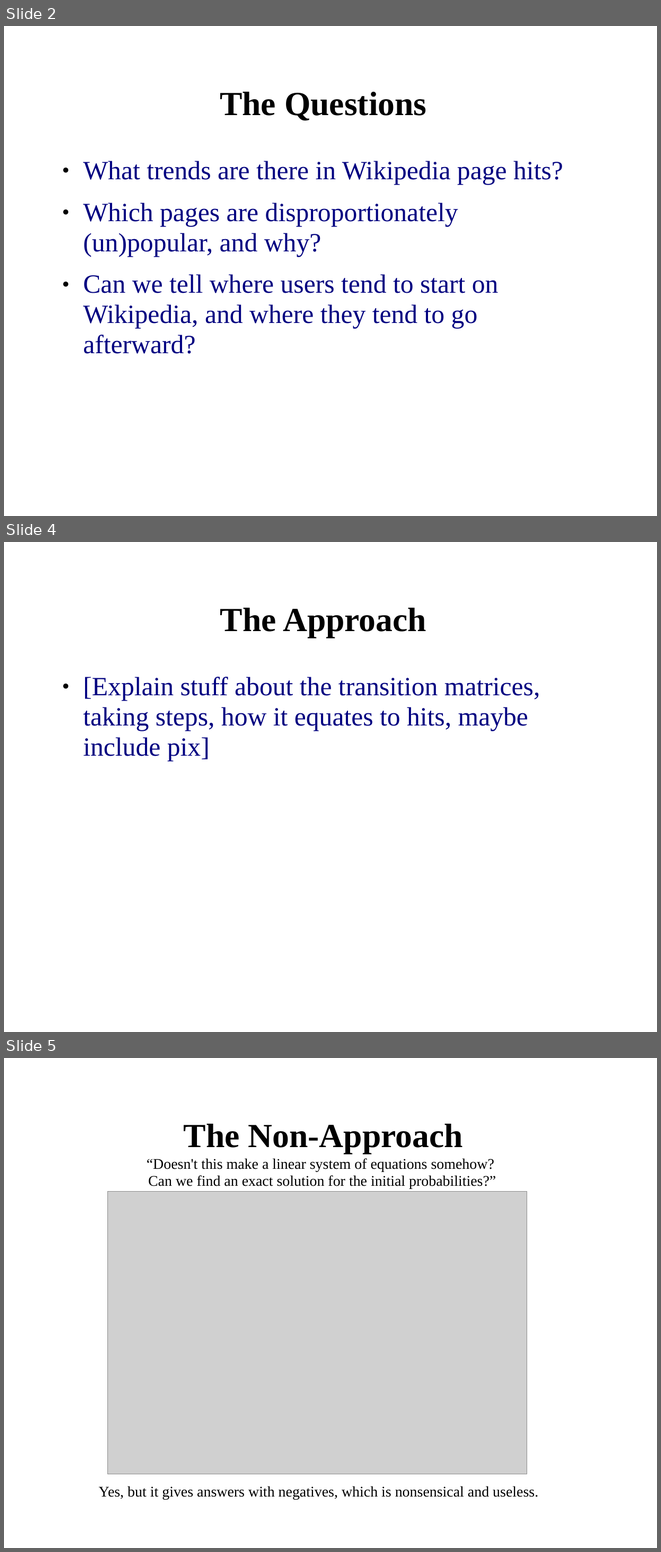
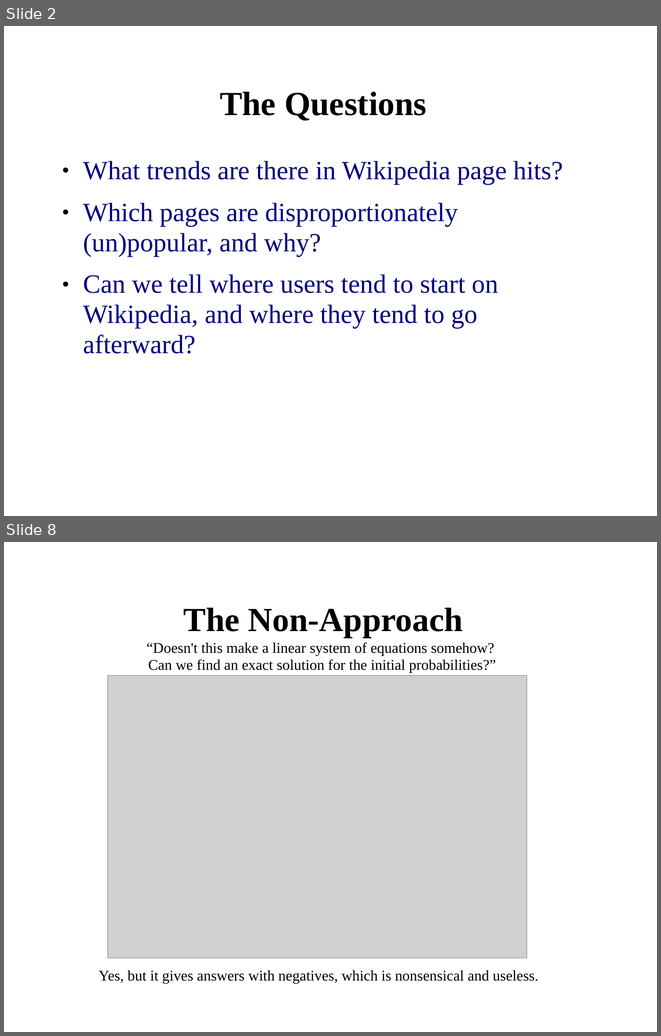
Before and after one commit to lasutschinkow/lasutschinkow-cs123, a slide deck: Presentations/prototype_presentation.ppt. Shown one above the other, each under a label of ours: slides 2, 4 and 5 before the commit, slides 2 and 8 after it; the slides between them are not shown. The pictures are 661x1552 and 661x1036 pixels, drawn with LibreOffice and Linux fonts; fonts in the diff are those of the drawing; grey boxes stand for pictures; background and template pictures are left out. Boxes give left, top, right and bottom in pixels: in the first picture for what was removed or moved away, otherwise in the second. Text is boxed around its words. In the diff, an @@ line names an element or a change of style, - is before the commit and + after.

```diff
--- a/Presentations/prototype_presentation.ppt
+++ b/Presentations/prototype_presentation.ppt
@@ slide 4 removed at (4, 542, 657, 1032), background picture (left out) @@
@@ title removed at (220, 608, 426, 637) @@
-The Approach
@@ text removed at (83, 677, 540, 761) @@
-● [Explain stuff about the transition matrices, taking steps, how it equates to hits, maybe include pix]
@@ what was slide 5 is now slide 8 @@
```
Also in this commit, not shown: 1 slide changed, 6 slides added, 1 other slide removed.
